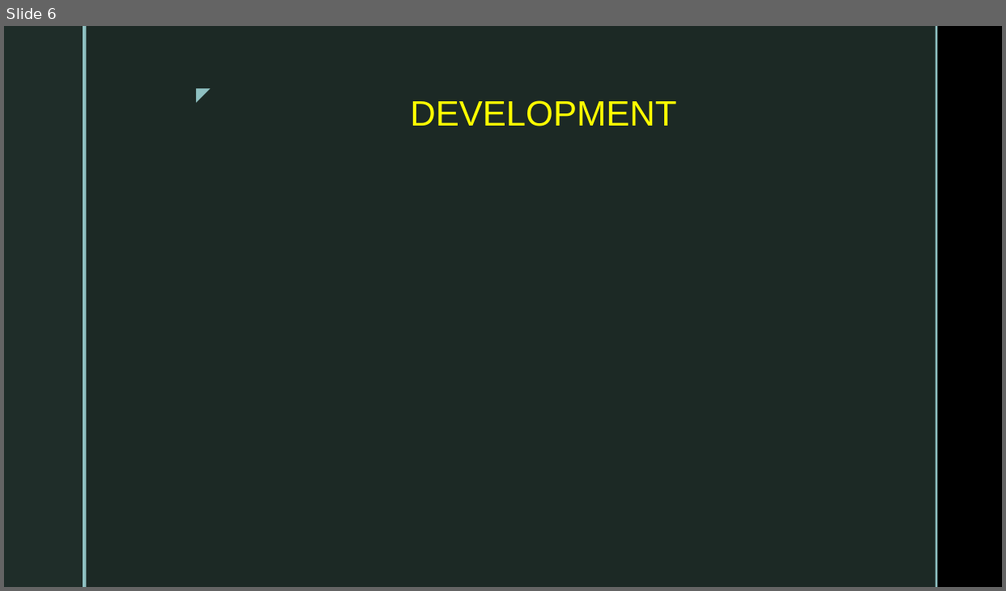
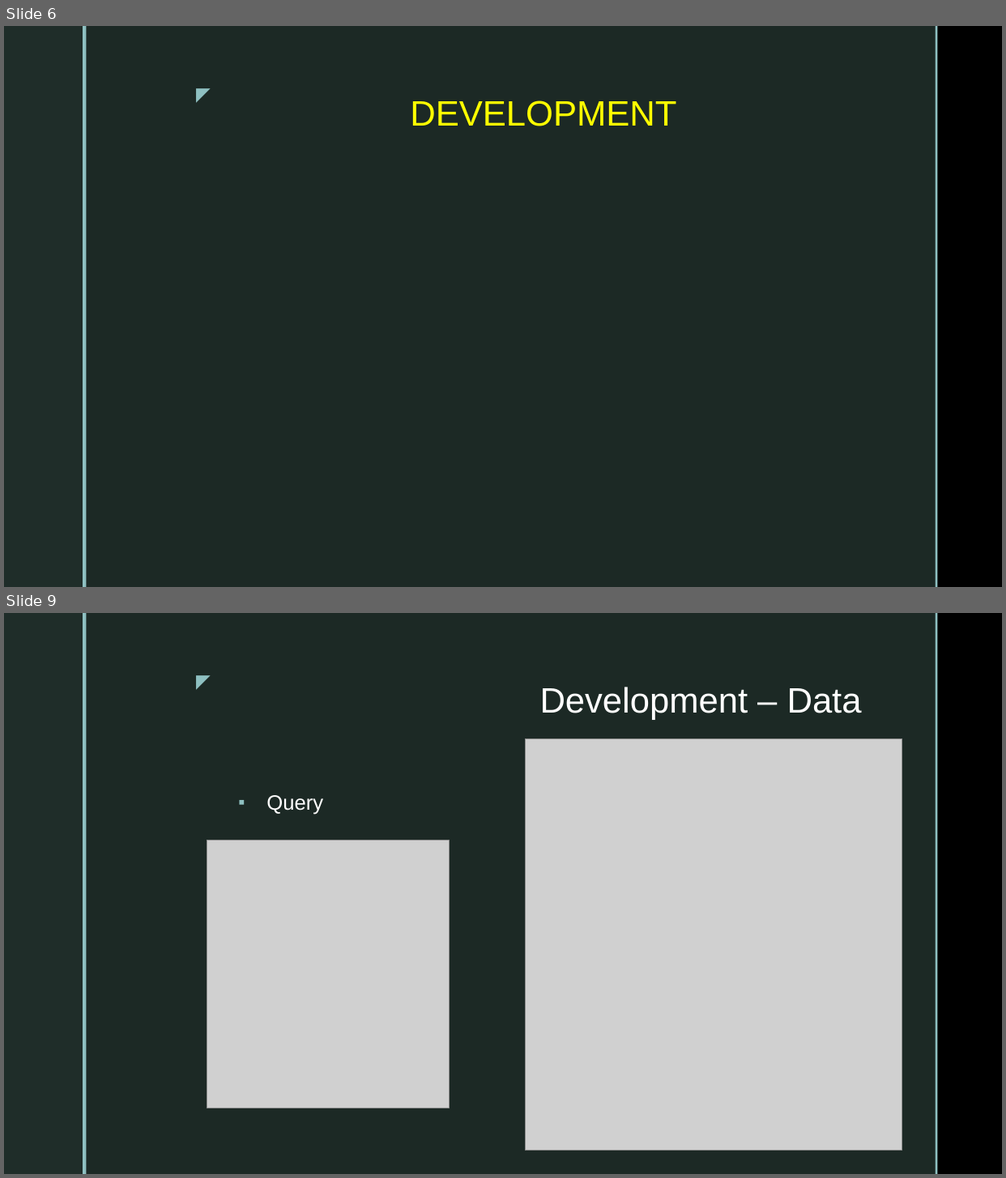
Before and after one commit to dtvu94/Apollo-Server-Client, a slide deck: Docs/Apollo_Client_React.pptx. Shown one above the other, each under a label of ours: slide 6 before the commit, slides 6 and 9 after it; the slides between them are not shown. The pictures are 1006x591 and 1006x1178 pixels, drawn with LibreOffice and Linux fonts; fonts in the diff are those of the drawing; grey boxes stand for pictures; background and template pictures are left out. Boxes give left, top, right and bottom in pixels: in the first picture for what was removed or moved away, otherwise in the second. Text is boxed around its words. In the diff, an @@ line names an element or a change of style, - is before the commit and + after.

```diff
--- a/Docs/Apollo_Client_React.pptx
+++ b/Docs/Apollo_Client_React.pptx
@@ slide 9 added at (x1=4, y1=613, x2=1002, y2=1174), background picture (left out); not listed: 5 template elements that a slide beside it also shows @@
@@ title added at (x1=540, y1=687, x2=862, y2=720), 34 pt, text #FFFFFF @@
+Development – Data
@@ picture added at (x1=526, y1=739, x2=902, y2=1151) @@
@@ text added at (x1=266, y1=795, x2=323, y2=815), 20 pt, text #FFFFFF @@
+▪ Query
@@ picture added at (x1=206, y1=840, x2=449, y2=1108) @@
```
Also in this commit, not shown: 1 slide changed, 27 other slides added, 5 slides removed, 20 other files.
